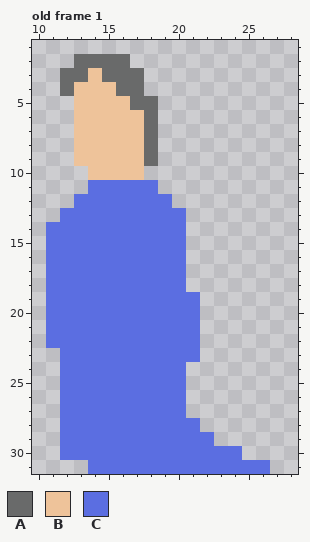
Pixel-art file: Assets/Sprites/Characters/Player.aseprite. Above is the file before it was changed.
32x32 pixels, 1 frame. Shown: old frame 1: x 10..28, y 1..31. The commit also changed other frames, which this record leaves out.
Palette (. is transparent): A #696a6a  B #eec39a  C #5b6ee1
Now the later version:
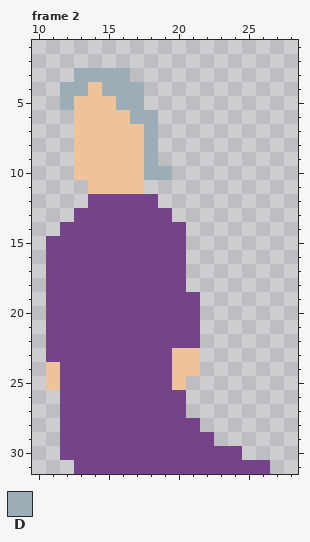
Colours new in this view: D #9badb7
A new or re-ordered frame is compared with the old frame closest to it.
Changes in this commit:
frames 1 -> 2
Colour C changes from #5b6ee1 to #76428a.
Frame 2 is new; against old frame 1:
The author put colour B in row 10 at x 13; in row 24 at x 11 and 21; in row 25 at x 11.
Colour C becomes colour B in row 11 at x 14 to 17; in row 23 at x 20 to 21; in rows 24 to 25 at x 20.
The author put colour C in row 23 at x 11; in row 31 at x 13.
The author put colour D in row 5 at x 12; in row 10 at x 18 to 19.
Colour A becomes colour D in row 3 at x 13 and 15 to 16; in row 4 at x 12 and 16 to 17; in row 5 at x 17; in rows 6 to 9 at x 18.
Colour B becomes colour D in row 3 at x 14; in row 4 at x 13 and 15; in row 5 at x 16; in row 6 at x 17.
The edit erases colour A in row 2 at x 13 to 16; in row 3 at x 12 and 17; in row 5 at x 18.
The edit erases colour C in row 11 at x 18; in row 12 at x 13 and 19; in row 13 at x 12 and 20; in row 14 at x 11.
Changed places in both pictures, as pixel boxes (x1, y1, x2, y2):
changed: (46, 54, 270, 474)
